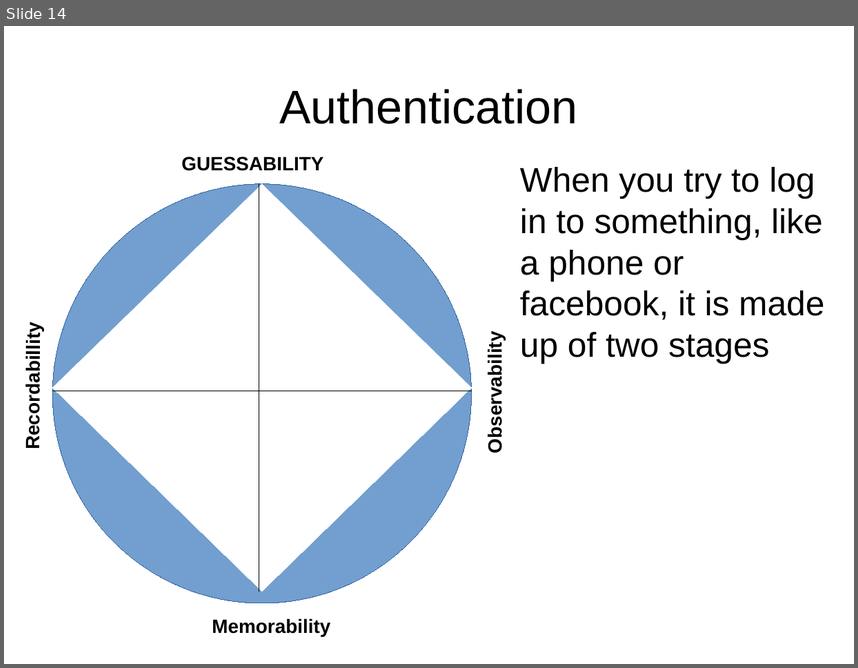
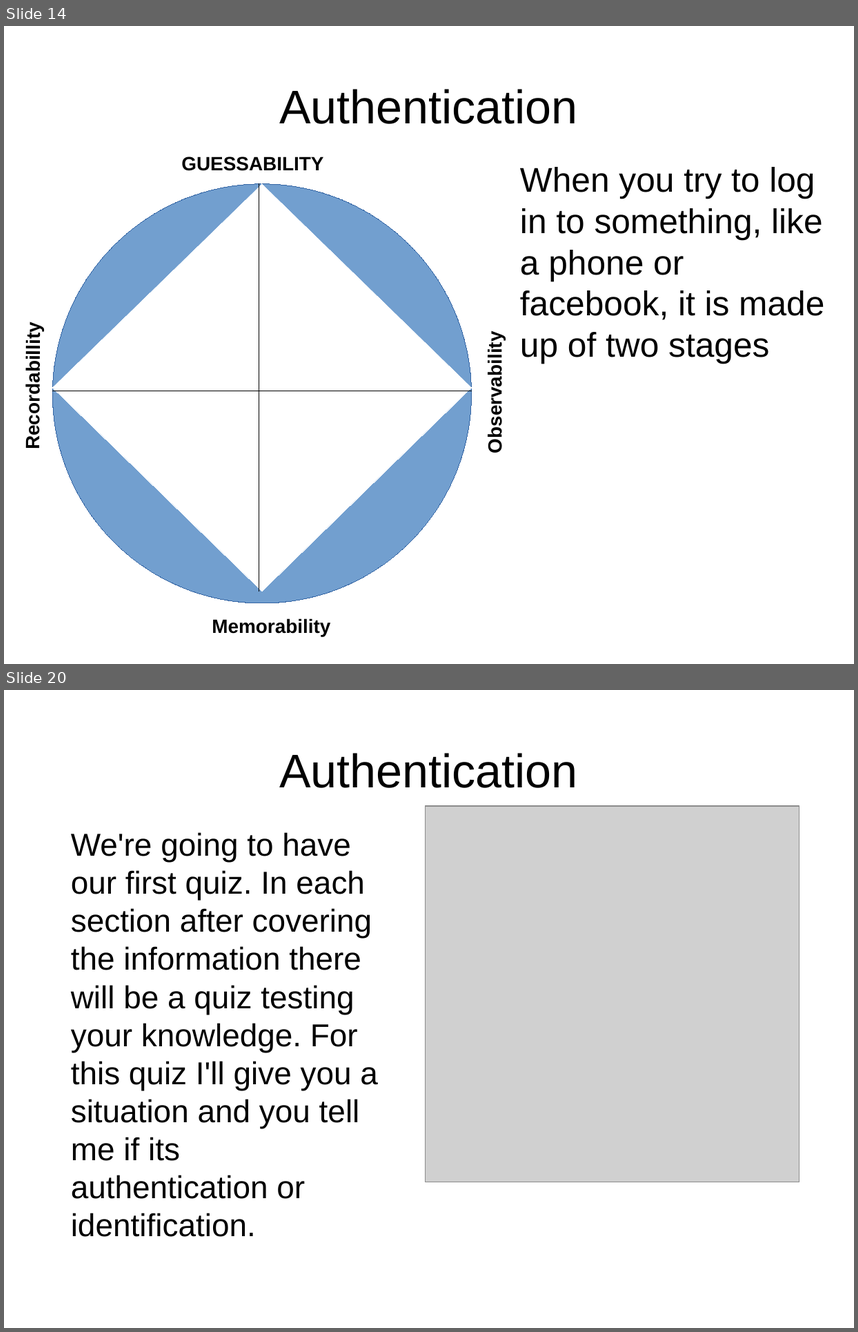
Before and after one commit to EuanCockburn/HCSpasswordgroup, a slide deck: 'Story board'.odp. Shown one above the other, each under a label of ours: slide 14 before the commit, slides 14 and 20 after it; the slides between them are not shown. The pictures are 858x668 and 858x1332 pixels, drawn with LibreOffice and Linux fonts; fonts in the diff are those of the drawing; grey boxes stand for pictures. Boxes give left, top, right and bottom in pixels: in the first picture for what was removed or moved away, otherwise in the second. Text is boxed around its words. In the diff, an @@ line names an element or a change of style, - is before the commit and + after.

Commit message:
Up to first quiz, more images added, avatar for Peter Password

```diff
--- a/'Story board'.odp
+++ b/'Story board'.odp
@@ slide 20 added at [4, 690, 854, 1328], background #FFFFFF @@
@@ title added at [279, 753, 577, 788], 44 pt, text #000000 @@
+Authentication
@@ picture added at [425, 806, 800, 1181] @@
@@ text added at [71, 832, 378, 1199], 29.6 pt, text #000000 @@
+We're going to have our first quiz. In each section after covering the information there will be a quiz testing your knowledge. For this quiz I'll give you a situation and you tell me if its authentication or identification.
```
Also in this commit, not shown: 1 slide changed, 4 other slides added, 7 other files.
